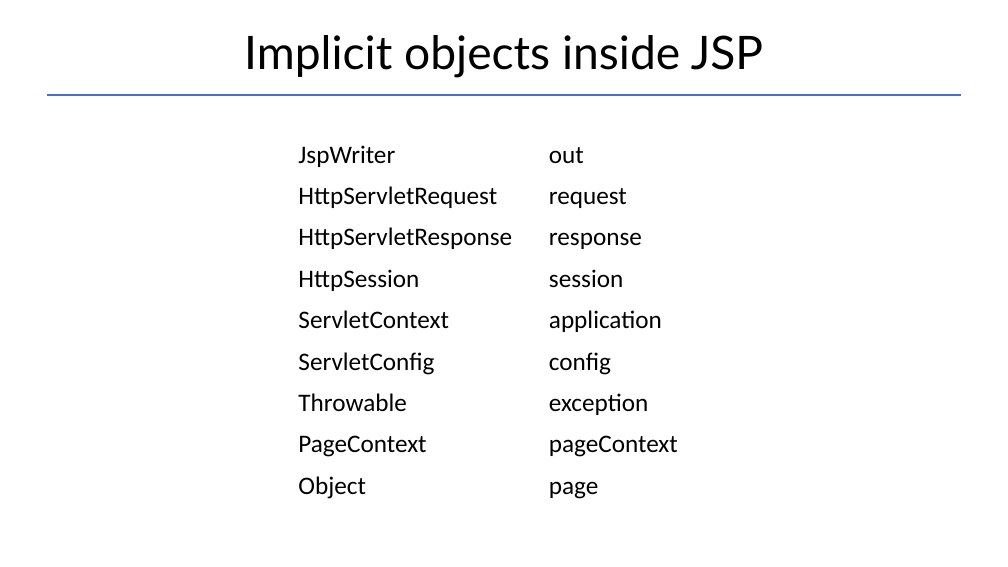
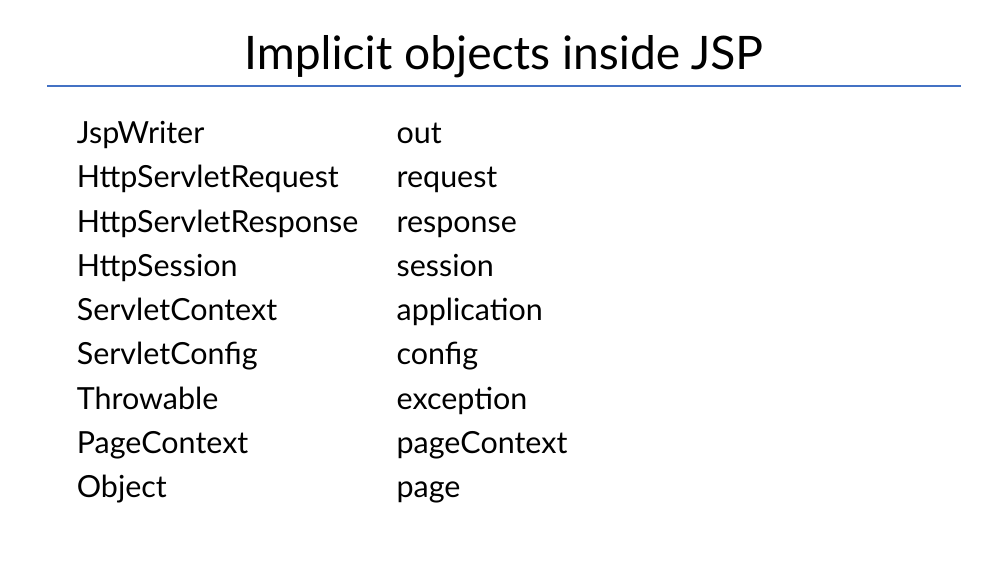
Before and after one commit to Garnik94/Levelup_presentations, a slide deck: slide 22 of Servlet/Servlet_Presentation.pptx. Drawn at 1008x567 pixels with LibreOffice and Linux fonts; fonts in the diff are those of the drawing. Boxes give left, top, right and bottom in pixels: in the first picture for what was removed or moved away, otherwise in the second. Text is boxed around its words. In the diff, an @@ line names an element or a change of style, - is before the commit and + after.

```diff
--- a/Servlet/Servlet_Presentation.pptx
+++ b/Servlet/Servlet_Presentation.pptx
@@ line moved from (47, 95) - (961, 95) to (47, 86) - (961, 86) @@
@@ table at (x1=70, y1=110, x2=585, y2=507) @@
@@ size 24 to 29 pt, font Calibri to Lato @@
@@ table resized from (x1=291, y1=135, x2=717, y2=508) to (x1=70, y1=110, x2=585, y2=507) @@
```
Also in this commit, not shown: 2 slides added, 2 other files.
